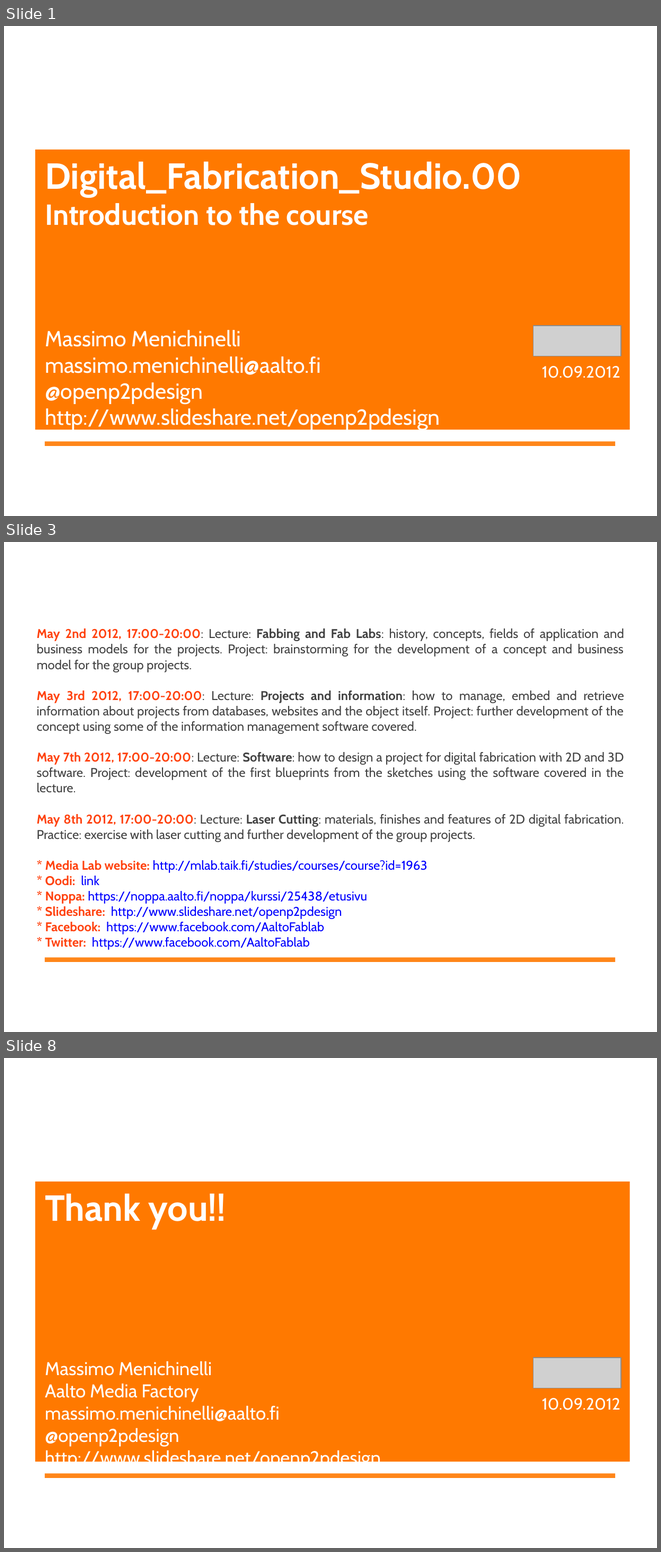
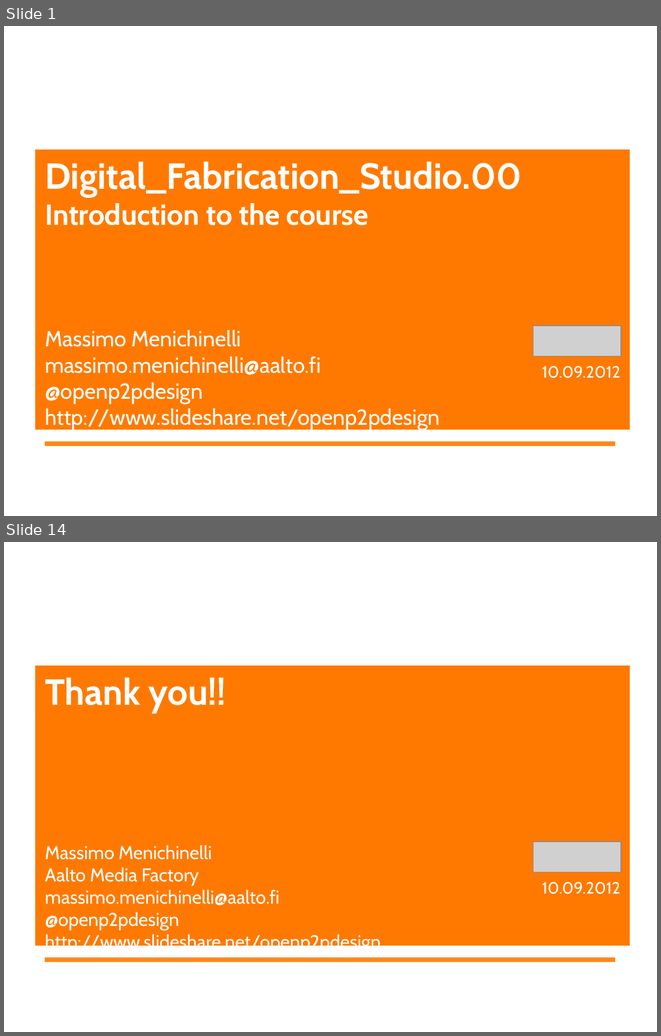
Before and after one commit to DigitalFabricationStudio/Slides, a slide deck: libreoffice/DigitalFabricationStudio.00__Introduction.odp. Shown one above the other, each under a label of ours: slides 1, 3 and 8 before the commit, slides 1 and 14 after it; the slides between them are not shown. The pictures are 661x1552 and 661x1036 pixels, drawn with LibreOffice and Linux fonts; fonts in the diff are those of the drawing; grey boxes stand for pictures; background and template pictures are left out. Boxes give left, top, right and bottom in pixels: in the first picture for what was removed or moved away, otherwise in the second. Text is boxed around its words. In the diff, an @@ line names an element or a change of style, - is before the commit and + after.

```diff
--- a/libreoffice/DigitalFabricationStudio.00__Introduction.odp
+++ b/libreoffice/DigitalFabricationStudio.00__Introduction.odp
@@ slide 3 removed at [4, 542, 657, 1032], background picture (left out); not listed: 1 template element that a slide beside it also shows @@
@@ text removed at [37, 628, 624, 950] @@
-May 2nd 2012, 17:00-20:00: Lecture: Fabbing and Fab Labs: history, concepts, fields of application and business models for the projects. Project: brainstorming for the development of a concept and business model for the group projects.
-May 3rd 2012, 17:00-20:00: Lecture: Projects and information: how to manage, embed and retrieve information about projects from databases, websites and the object itself. Project: further development of the concept using some of the information management software covered.
-May 7th 2012, 17:00-20:00: Lecture: Software: how to design a project for digital fabrication with 2D and 3D software. Project: development of the first blueprints from the sketches using the software covered in the lecture.
-May 8th 2012, 17:00-20:00: Lecture: Laser Cutting: materials, finishes and features of 2D digital fabrication. Practice: exercise with laser cutting and further development of the group projects.
-* Media Lab website: http://mlab.taik.fi/studies/courses/course?id=1963
-* Oodi: link
-* Noppa: https://noppa.aalto.fi/noppa/kurssi/25438/etusivu
-* Slideshare: http://www.slideshare.net/openp2pdesign
-* Facebook: https://www.facebook.com/AaltoFablab
-* Twitter: https://www.facebook.com/AaltoFablab
@@ title removed at [45, 752, 536, 870] @@
-25438 Digital Fabrication Studio (Media Lab)
@@ what was slide 8 is now slide 14 @@
```
Also in this commit, not shown: 2 slides changed, 10 slides added, 3 other slides removed.
